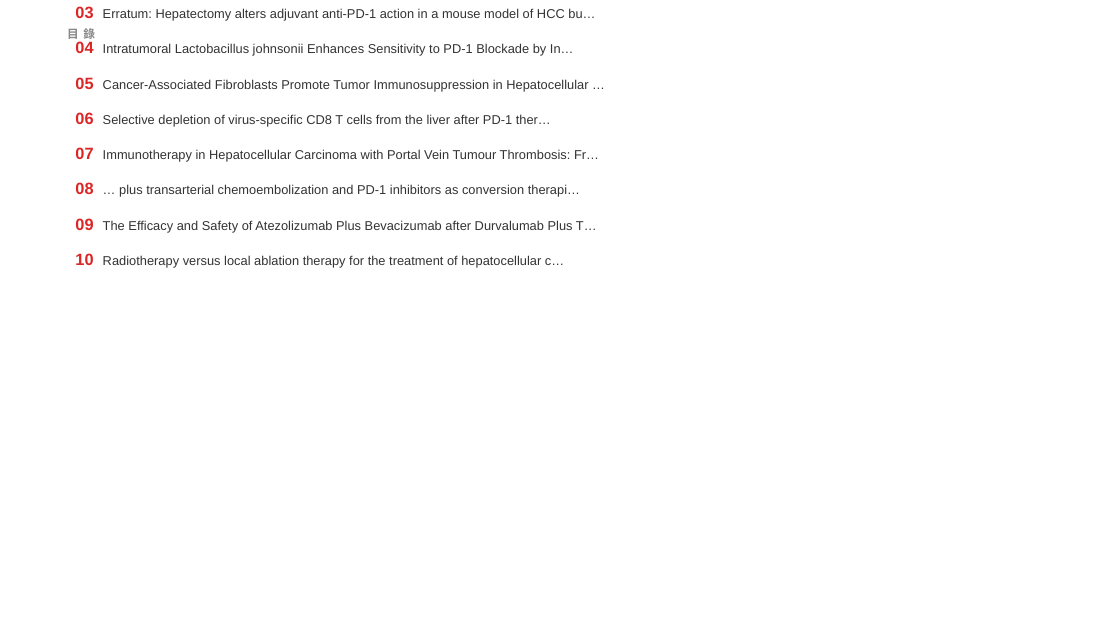
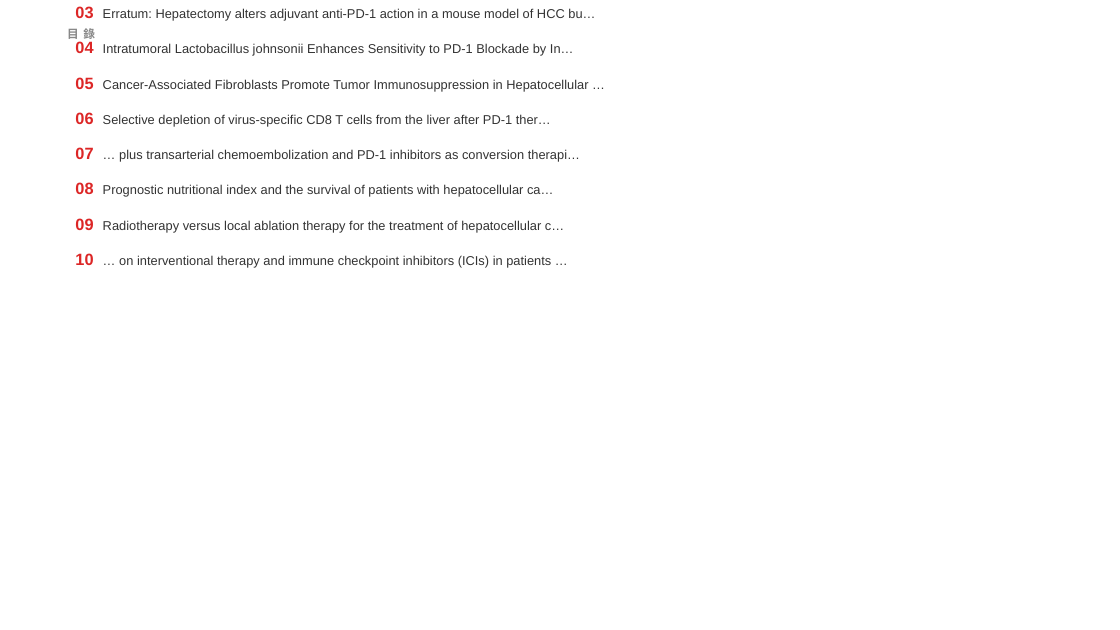
Before and after one commit to jejenhu-maker/hcc-weekly-digest, a slide deck: slide 2 of docs/digest-zh.pptx. Drawn at 1120x630 pixels with LibreOffice and Linux fonts; fonts in the diff are those of the drawing. Boxes give left, top, right and bottom in pixels: in the first picture for what was removed or moved away, otherwise in the second. Text is boxed around its words. In the diff, an @@ line names an element or a change of style, - is before the commit and + after.

```diff
--- a/docs/digest-zh.pptx
+++ b/docs/digest-zh.pptx
@@ text at <box>75,147,580,268</box>: text changed @@
-07 Immunotherapy in Hepatocellular Carcinoma with Portal Vein Tumour Thrombosis: Fr…
-08 … plus transarterial chemoembolization and PD-1 inhibitors as conversion therapi…
-09 The Efficacy and Safety of Atezolizumab Plus Bevacizumab after Durvalumab Plus T…
-10 Radiotherapy versus local ablation therapy for the treatment of hepatocellular c…
+07 … plus transarterial chemoembolization and PD-1 inhibitors as conversion therapi…
+08 Prognostic nutritional index and the survival of patients with hepatocellular ca…
+09 Radiotherapy versus local ablation therapy for the treatment of hepatocellular c…
+10 … on interventional therapy and immune checkpoint inhibitors (ICIs) in patients …
```
Also in this commit, not shown: 11 other slides changed, 2 slides added, 2 slides removed, 2 other files.
